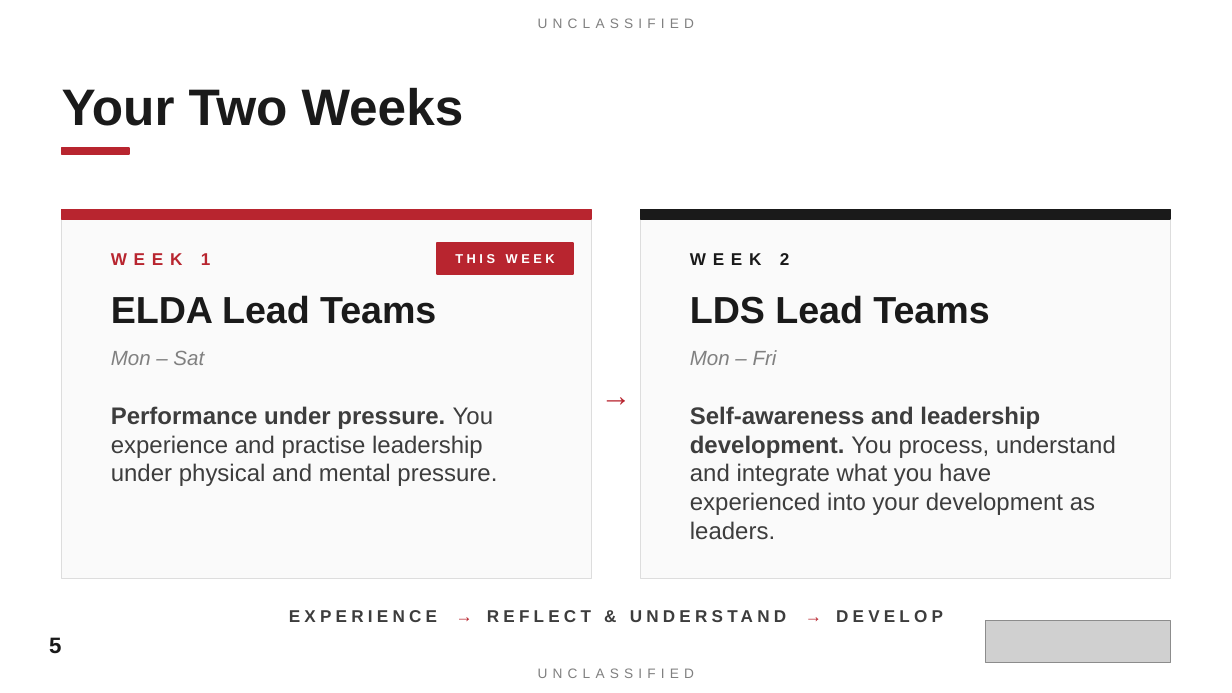
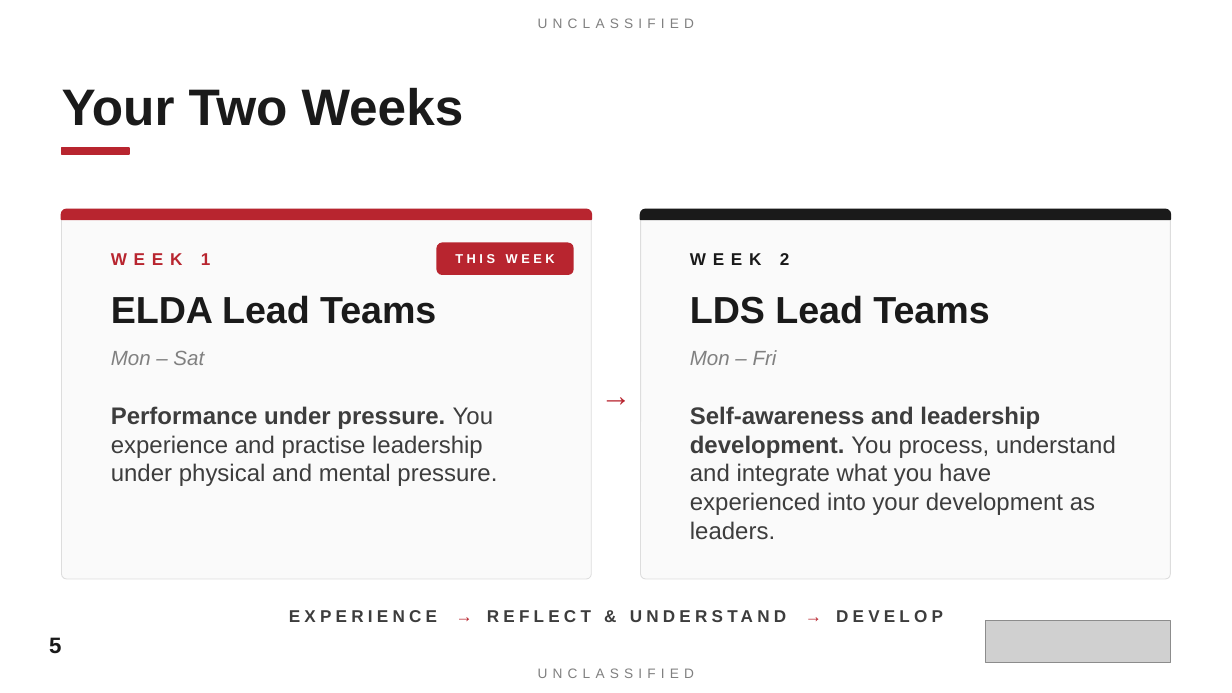
Before and after one commit to TacEdge/PUP, a slide deck: slide 5 of output/ci-opening-address-lead-teams.pptx. Drawn at 1232x693 pixels with LibreOffice and Linux fonts; fonts in the diff are those of the drawing; grey boxes stand for pictures. Boxes give left, top, right and bottom in pixels: in the first picture for what was removed or moved away, otherwise in the second. Text is boxed around its words. In the diff, an @@ line names an element or a change of style, - is before the commit and + after.

```diff
--- a/output/ci-opening-address-lead-teams.pptx
+++ b/output/ci-opening-address-lead-teams.pptx
@@ round same rect at <box>62,209,591,219</box>: rectangle to round same rect @@
@@ round same rect at <box>641,209,1170,219</box>: rectangle to round same rect @@
@@ rectangle to rounded rectangle in 3 elements at <box>62,209,591,579</box>, <box>641,209,1170,579</box>, <box>437,244,573,275</box> @@
```
Also in this commit, not shown: 6 other slides changed, 1 other file.
